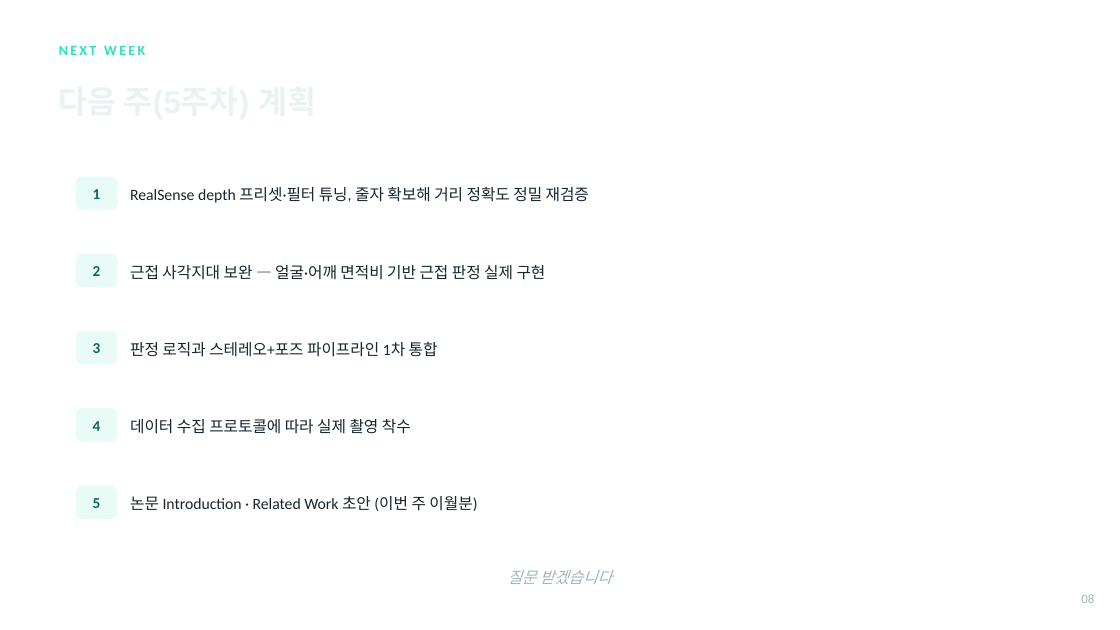
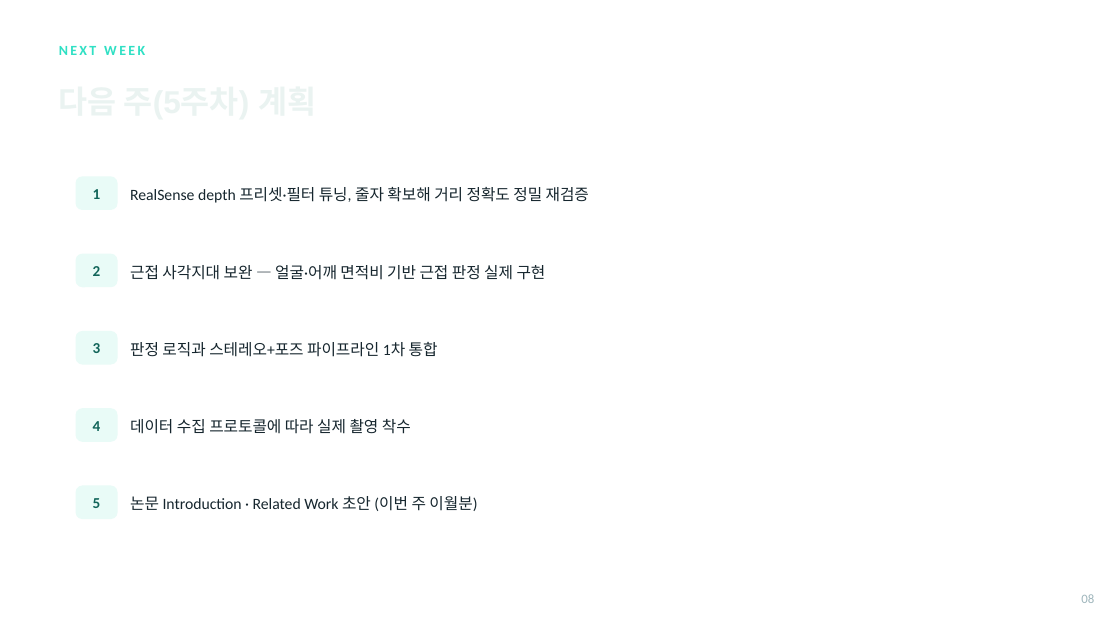
Before and after one commit to gianpark/AIoT-Project, a slide deck: slide 8 of barunjase_week4.pptx. Drawn at 1120x630 pixels with LibreOffice and Linux fonts; fonts in the diff are those of the drawing; background and template pictures are left out. Boxes give left, top, right and bottom in pixels: in the first picture for what was removed or moved away, otherwise in the second. Text is boxed around its words. In the diff, an @@ line names an element or a change of style, - is before the commit and + after.

```diff
--- a/barunjase_week4.pptx
+++ b/barunjase_week4.pptx
@@ text removed at (508, 570, 612, 584) @@
-질문 받겠습니다
```
Also in this commit, not shown: 1 other slide changed, 2 slides added, 2 other files.
